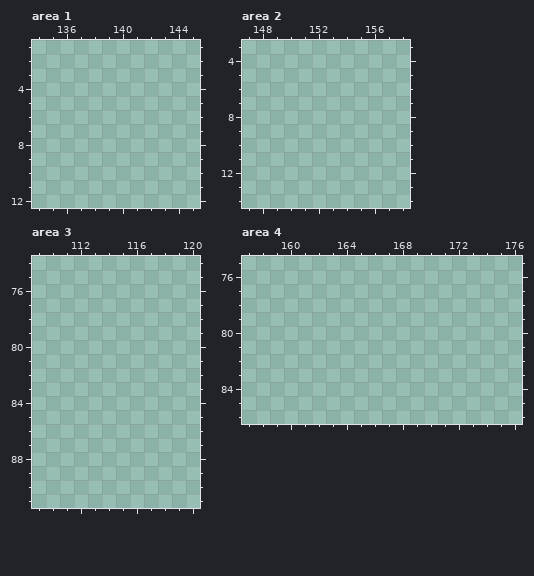
Two states of a pixel-art file, assets/ui/skin.aseprite. Above is the file before it was changed.
320x232 pixels, 1 frame. Colours within 5 levels of each other are drawn and written as one. Shown: area 1: x 134..145, y 1..12; area 2: x 147..158, y 3..14; area 3: x 109..120, y 74..91; area 4: x 157..176, y 75..86. The commit also changed other parts of the picture, which this record leaves out.
After:
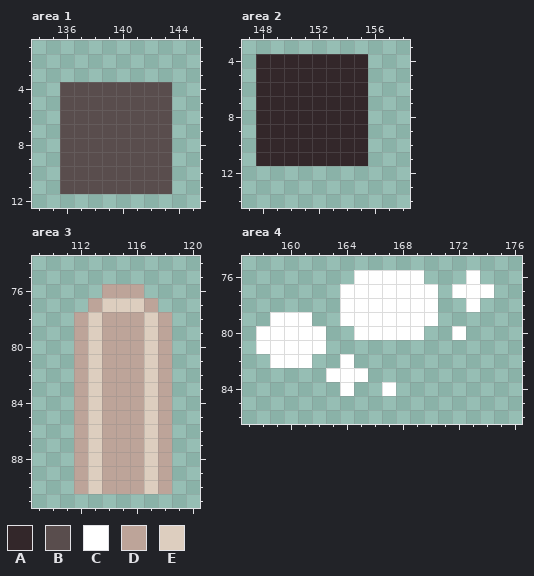
Palette (. is transparent): A #33272a  B #594d4d  C #ffffff  D #bda499  E #ddcebf
Edits made:
Area 1, layer "Skin (dibuja aquí)":
y 4..11: x 136..143 ........ -> BBBBBBBB
Area 2, layer "Skin (dibuja aquí)":
y 4..11: x 148..155 ........ -> AAAAAAAA
Area 3, layer "Skin (dibuja aquí)":
y 76: x 114..116 ... -> DDD
y 77: x 113..117 ..... -> DEEED
y 78..90: x 112..118 ....... -> DEDDDED
Area 4, layer "Skin (dibuja aquí)":
y 76: x 165..169 ..... -> CCCCC; x 173 . -> C
y 77: x 164..170 ....... -> CCCCCCC; x 172..174 ... -> CCC
y 78: x 164..170 ....... -> CCCCCCC; x 173 . -> C
y 79: x 159..161 ... -> CCC; x 164..170 ....... -> CCCCCCC
y 80: x 158..162 ..... -> CCCCC; x 165..169 ..... -> CCCCC; x 172 . -> C
y 81: x 158..162 ..... -> CCCCC
y 82: x 159..161 ... -> CCC; x 164 . -> C
y 83: x 163..165 ... -> CCC
y 84: x 164 . -> C; x 167 . -> C
Boxes around the changes in both pictures, in picture pixels (x1, y1, x2, y2):
added: (60, 82, 172, 194)
added: (256, 54, 368, 166)
added: (74, 284, 172, 494)
added: (256, 270, 494, 396)
